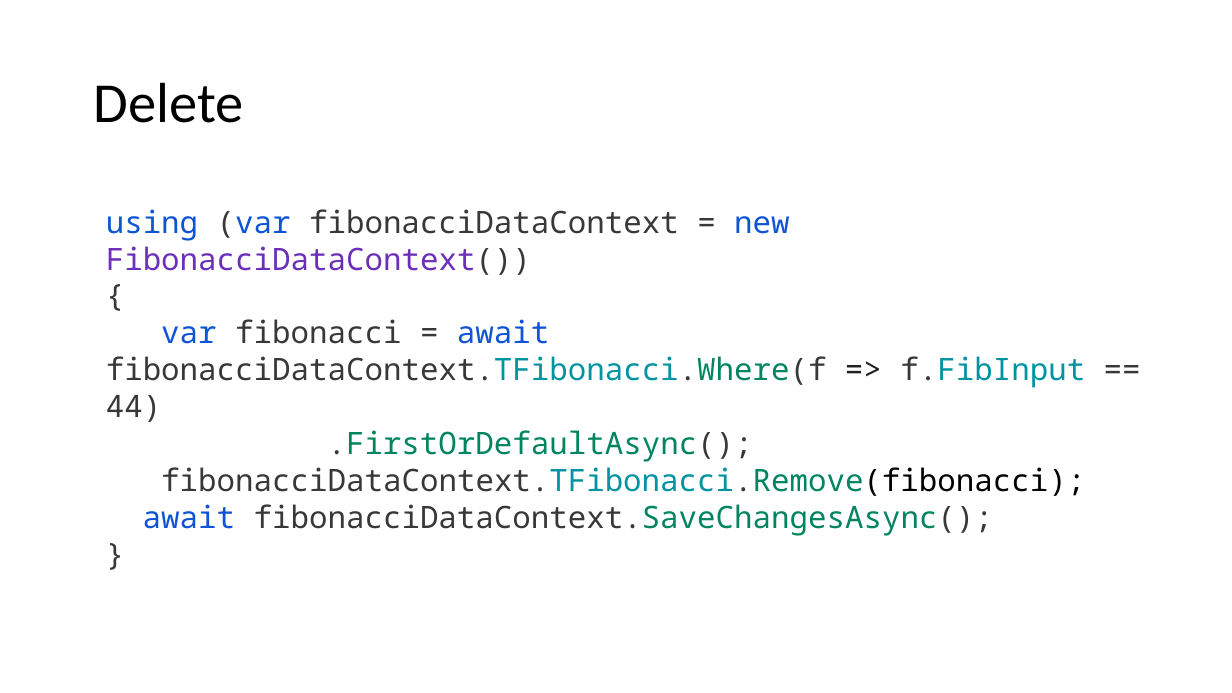
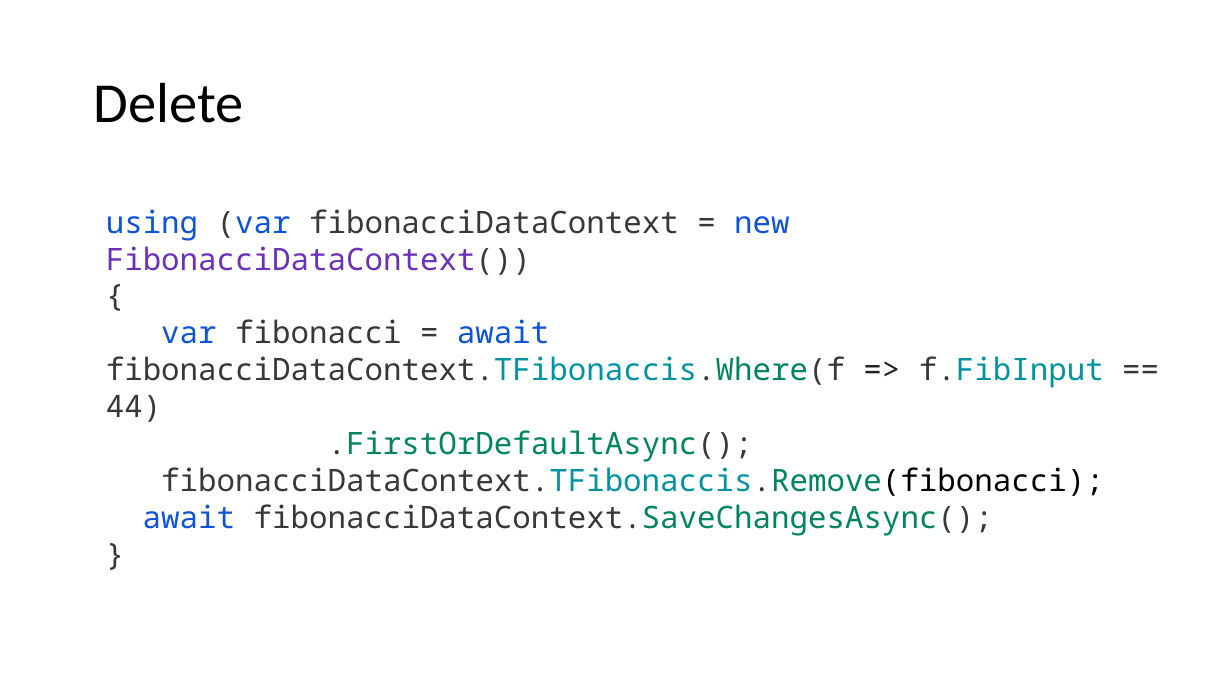
Before and after one commit to guillaume-chervet/course.dotnet, a slide deck: slide 139 of documentations/dotnet6.pptx. Drawn at 1232x693 pixels with LibreOffice and Linux fonts; fonts in the diff are those of the drawing. Boxes give left, top, right and bottom in pixels: in the first picture for what was removed or moved away, otherwise in the second. Text is boxed around its words. In the diff, an @@ line names an element or a change of style, - is before the commit and + after.

```diff
--- a/documentations/dotnet6.pptx
+++ b/documentations/dotnet6.pptx
@@ text at box(106, 209, 1104, 496): text changed @@
-using (var fibonacciDataContext = new FibonacciDataContext())
-{
-var fibonacci = await fibonacciDataContext.TFibonacci.Where(f => f.FibInput == 44)
-.FirstOrDefaultAsync();
-fibonacciDataContext.TFibonacci.Remove(fibonacci);
+using (var fibonacciDataContext = new FibonacciDataContext())
+{
+var fibonacci = await fibonacciDataContext.TFibonaccis.Where(f => f.FibInput == 44)
+.FirstOrDefaultAsync();
+fibonacciDataContext.TFibonaccis.Remove(fibonacci);
```
Also in this commit, not shown: 10 other slides changed.
